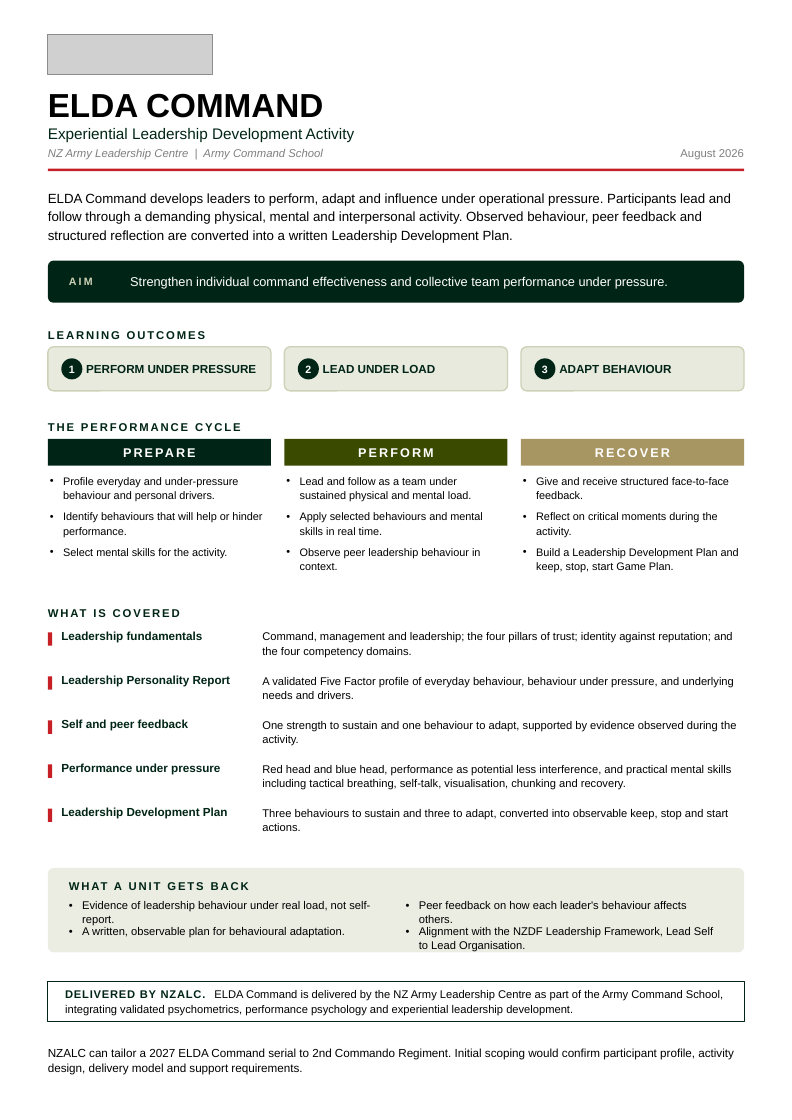
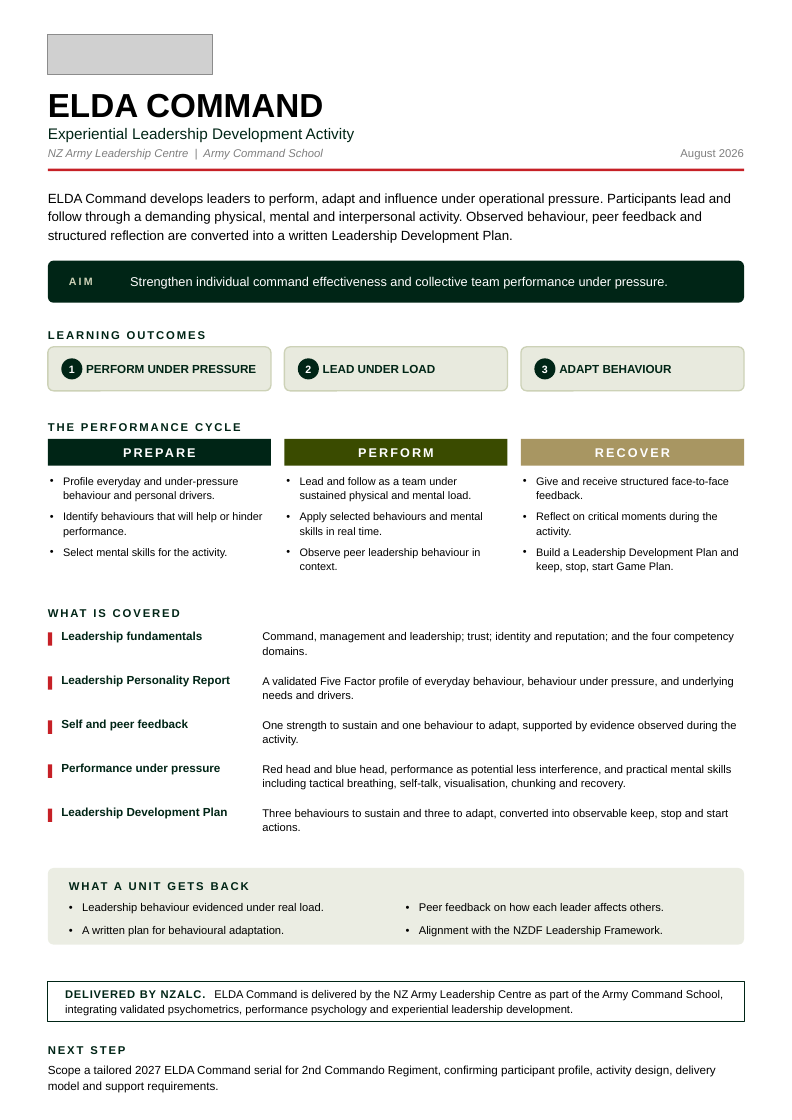
Before and after one commit to TacEdge/PUP, a slide deck: slide 1 of output/elda-command-onepager.pptx. Drawn at 792x1120 pixels with LibreOffice and Linux fonts; fonts in the diff are those of the drawing; grey boxes stand for pictures. Boxes give left, top, right and bottom in pixels: in the first picture for what was removed or moved away, otherwise in the second. Text is boxed around its words. In the diff, an @@ line names an element or a change of style, - is before the commit and + after.

```diff
--- a/output/elda-command-onepager.pptx
+++ b/output/elda-command-onepager.pptx
@@ text at <box>262,632,734,655</box>: text changed @@
-Command, management and leadership; the four pillars of trust; identity against reputation; and the four competency domains.
+Command, management and leadership; trust; identity and reputation; and the four competency domains.
@@ rounded rectangle: place and size @@
-rounded rectangle at <box>48,868,744,952</box>
+rounded rectangle at <box>48,868,744,944</box>
@@ rounded rectangle at <box>48,868,744,944</box>: proportions changed @@
@@ text at <box>82,926,284,937</box>: text changed @@
-• A written, observable plan for behavioural adaptation.
+• A written plan for behavioural adaptation.
@@ text at <box>82,903,324,914</box>: text changed @@
-• Evidence of leadership behaviour under real load, not self-report.
+• Leadership behaviour evidenced under real load.
@@ text at <box>419,903,664,911</box>: text changed @@
-• Peer feedback on how each leader's behaviour affects others.
+• Peer feedback on how each leader affects others.
@@ text at <box>419,926,663,937</box>: text changed @@
-• Alignment with the NZDF Leadership Framework, Lead Self to Lead Organisation.
+• Alignment with the NZDF Leadership Framework.
@@ text added at <box>48,1046,125,1054</box>, 8.5 pt, text #002516, bold @@
+NEXT STEP
@@ text at <box>48,1065,716,1092</box>: text changed @@
-NZALC can tailor a 2027 ELDA Command serial to 2nd Commando Regiment. Initial scoping would confirm participant profile, activity design, delivery model and support requirements.
+Scope a tailored 2027 ELDA Command serial for 2nd Commando Regiment, confirming participant profile, activity design, delivery model and support requirements.
```
Also in this commit, not shown: 2 other files.
